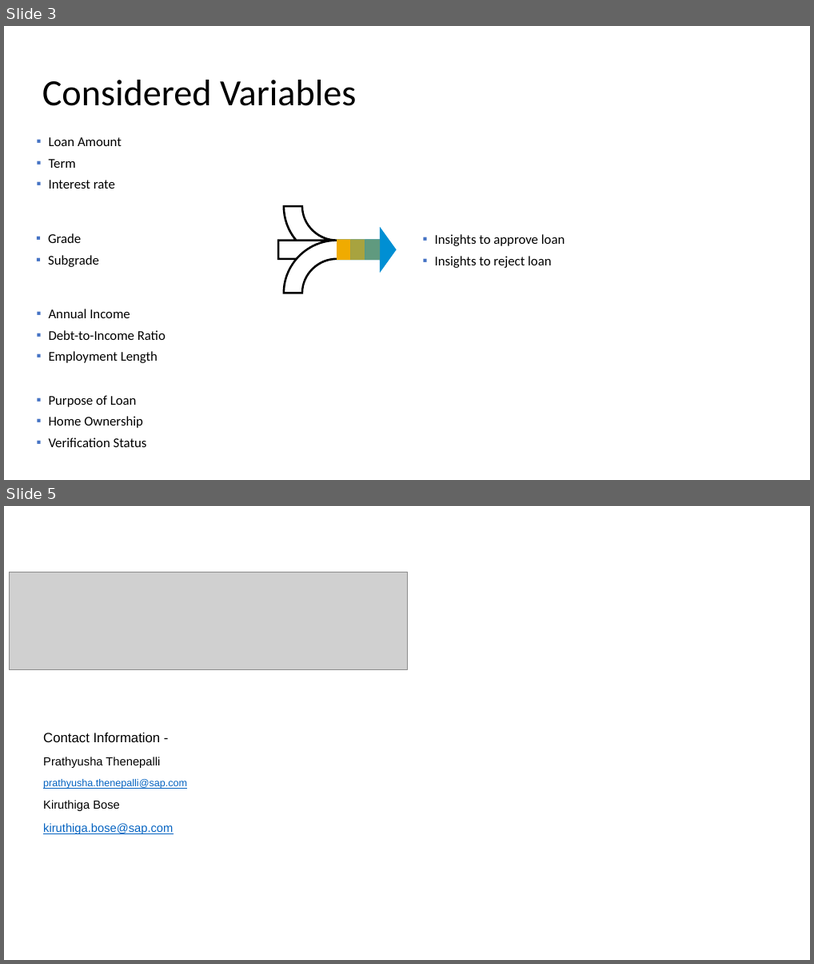
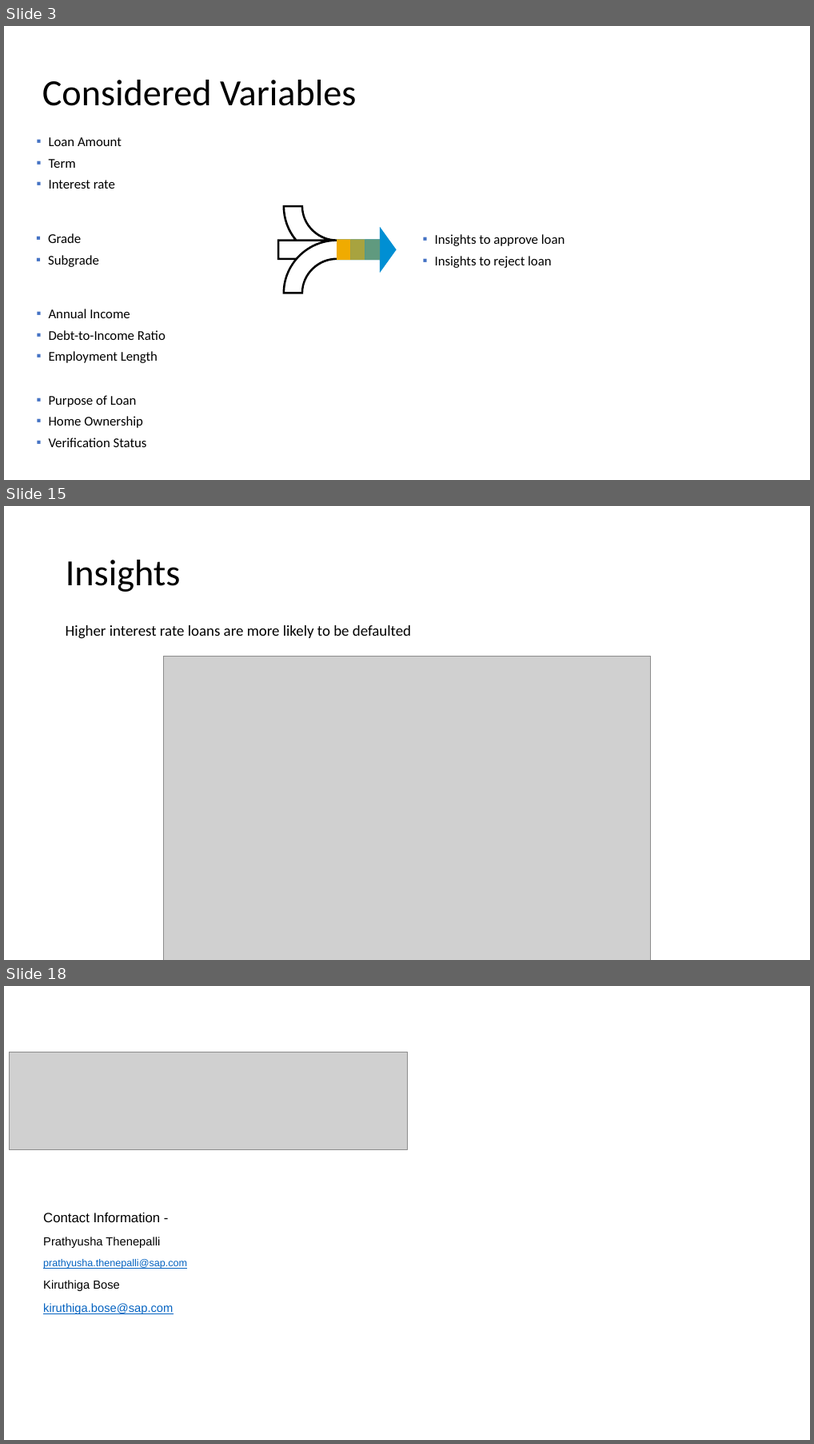
Before and after one commit to KBinSAP/LendingClub, a slide deck: Lending_Club_Case_Study.pptx. Shown one above the other, each under a label of ours: slides 3 and 5 before the commit, slides 3, 15 and 18 after it; the slides between them are not shown. The pictures are 814x964 and 814x1444 pixels, drawn with LibreOffice and Linux fonts; fonts in the diff are those of the drawing; grey boxes stand for pictures; background and template pictures are left out. Boxes give left, top, right and bottom in pixels: in the first picture for what was removed or moved away, otherwise in the second. Text is boxed around its words. In the diff, an @@ line names an element or a change of style, - is before the commit and + after.

```diff
--- a/Lending_Club_Case_Study.pptx
+++ b/Lending_Club_Case_Study.pptx
@@ slide 15 added at [4, 506, 810, 960], background #FFFFFF @@
@@ title added at [66, 560, 181, 592], 44 pt, text #000000 @@
+Insights
@@ text added at [66, 625, 411, 639], 18 pt, text #000000 @@
+Higher interest rate loans are more likely to be defaulted
@@ picture added at [164, 656, 651, 960] @@
@@ what was slide 5 is now slide 18 @@
```
Also in this commit, not shown: 1 slide changed, 12 other slides added.
